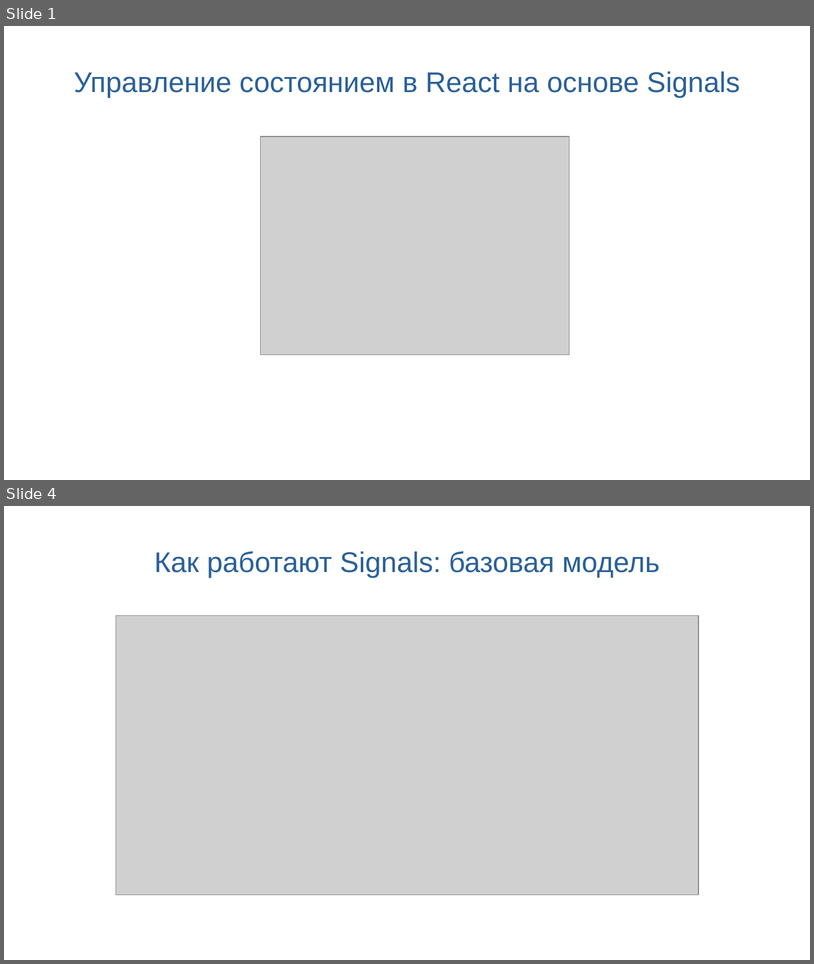
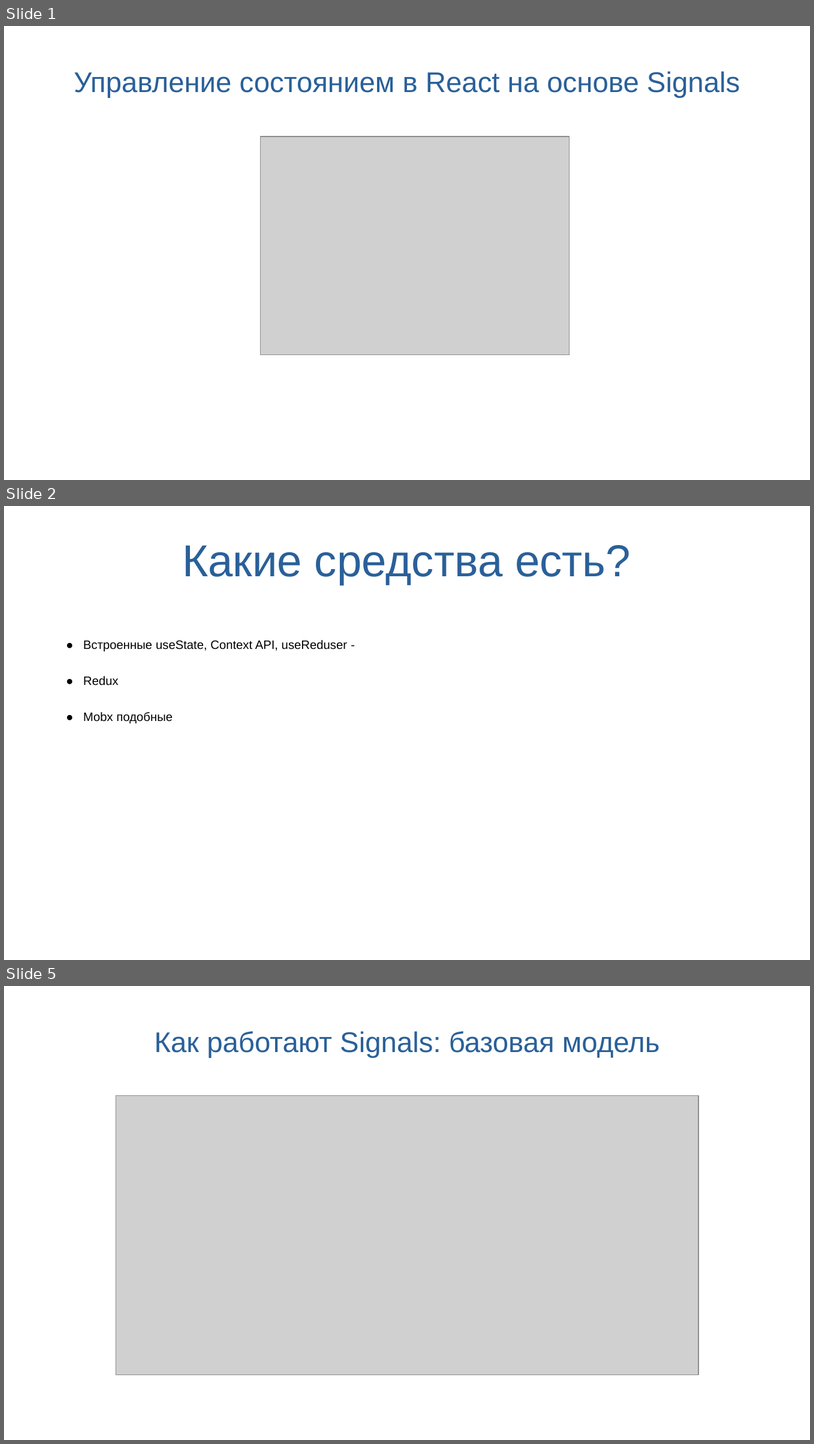
Before and after one commit to uzambara/react-signals, a slide deck: Преза/Преза.ppt. Shown one above the other, each under a label of ours: slides 1 and 4 before the commit, slides 1, 2 and 5 after it; the slides between them are not shown. The pictures are 814x964 and 814x1444 pixels, drawn with LibreOffice and Linux fonts; fonts in the diff are those of the drawing; grey boxes stand for pictures. Boxes give left, top, right and bottom in pixels: in the first picture for what was removed or moved away, otherwise in the second. Text is boxed around its words. In the diff, an @@ line names an element or a change of style, - is before the commit and + after.

```diff
--- a/Преза/Преза.ppt
+++ b/Преза/Преза.ppt
@@ slide 2 added at [4, 506, 810, 960], background #FFFFFF @@
@@ title added at [182, 545, 631, 585], 44 pt, text #2A6099 @@
+Какие средства есть?
@@ text added at [83, 640, 347, 723], 12 pt, text #000000 @@
+● Встроенные useState, Context API, useReduser -
+● Redux
+● Mobx подобные
@@ what was slide 4 is now slide 5 @@
```
Also in this commit, not shown: 2 slides changed.
